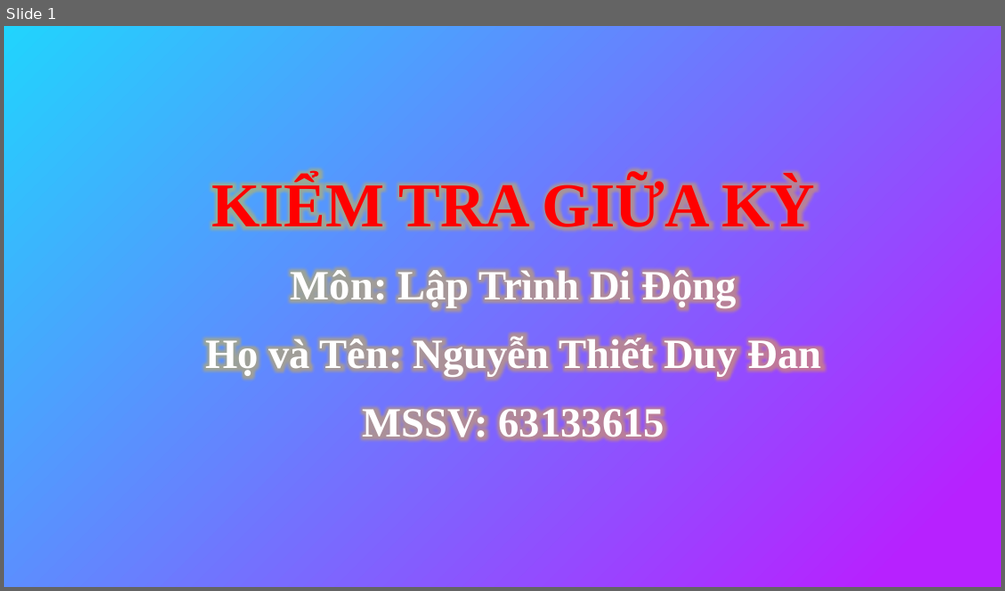
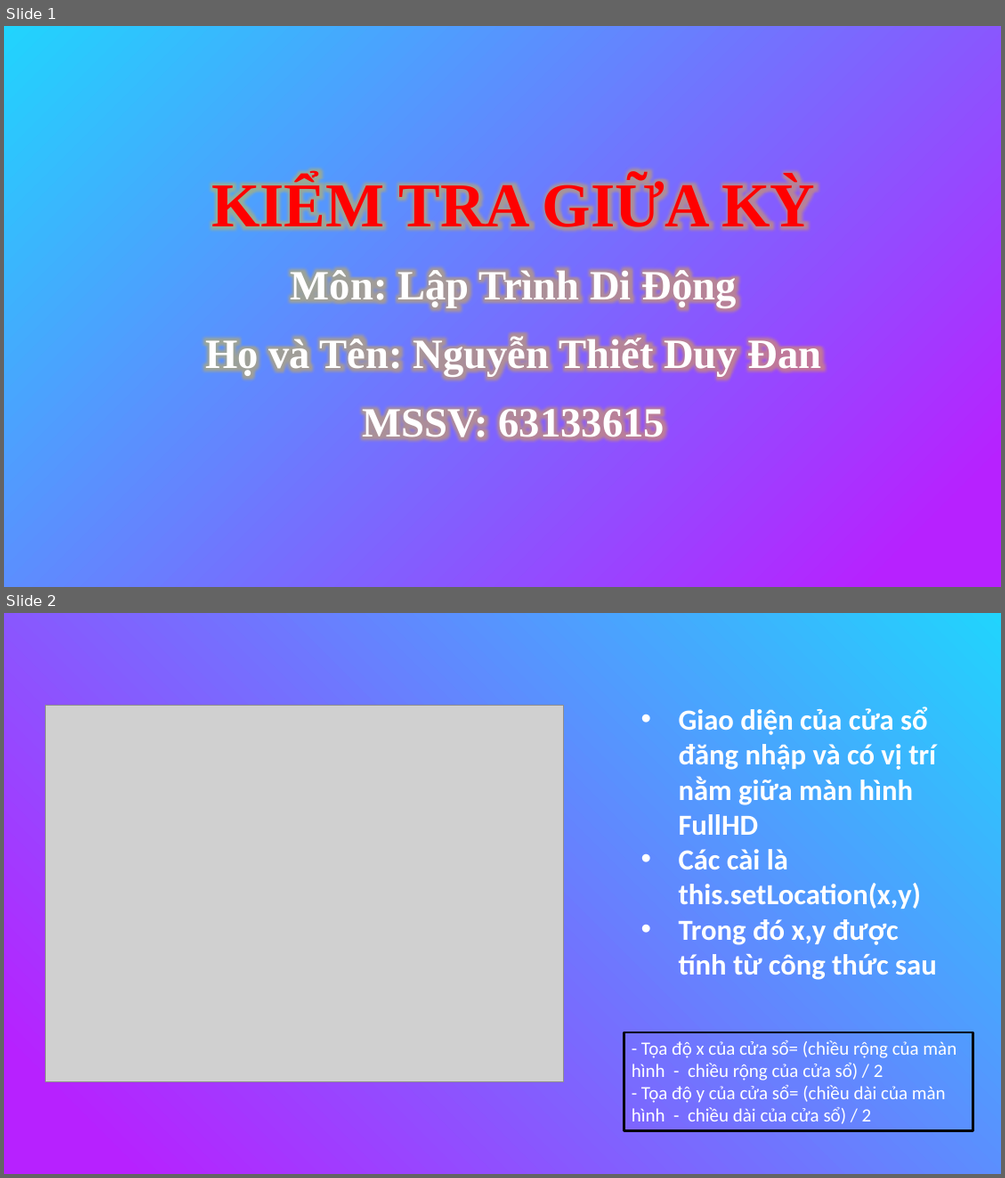
Before and after one commit to nguyenduydan/63133615_AndroidProgramming, a slide deck: KTGK_63133615/KTGK_63133615.pptx. Shown one above the other, each under a label of ours: slide 1 before the commit, slides 1 and 2 after it. The pictures are 1005x591 and 1005x1178 pixels, drawn with LibreOffice and Linux fonts; fonts in the diff are those of the drawing; grey boxes stand for pictures. Boxes give left, top, right and bottom in pixels: in the first picture for what was removed or moved away, otherwise in the second. Text is boxed around its words. In the diff, an @@ line names an element or a change of style, - is before the commit and + after.

```diff
--- a/KTGK_63133615/KTGK_63133615.pptx
+++ b/KTGK_63133615/KTGK_63133615.pptx
@@ slide 2 added at [4, 613, 1001, 1174], background gradient #21D4FD to #B721FF @@
@@ picture added at [45, 705, 563, 1081] @@
@@ text added at [679, 706, 937, 980], 28 pt, text #FFFFFF, bold @@
+• Giao diện của cửa sổ đăng nhập và có vị trí nằm giữa màn hình FullHD
+• Các cài là this.setLocation(x,y)
+• Trong đó x,y được tính từ công thức sau
@@ rectangle added at [624, 1032, 973, 1130], outline #000000 2.25 pt, 18 pt, text #FFFFFF @@
+- Tọa độ x của cửa sổ= (chiều rộng của màn hình - chiều rộng của cửa sổ) / 2
+- Tọa độ y của cửa sổ= (chiều dài của màn hình - chiều dài của cửa sổ) / 2
```
Also in this commit, not shown: 1 slide removed, 3 other files.
